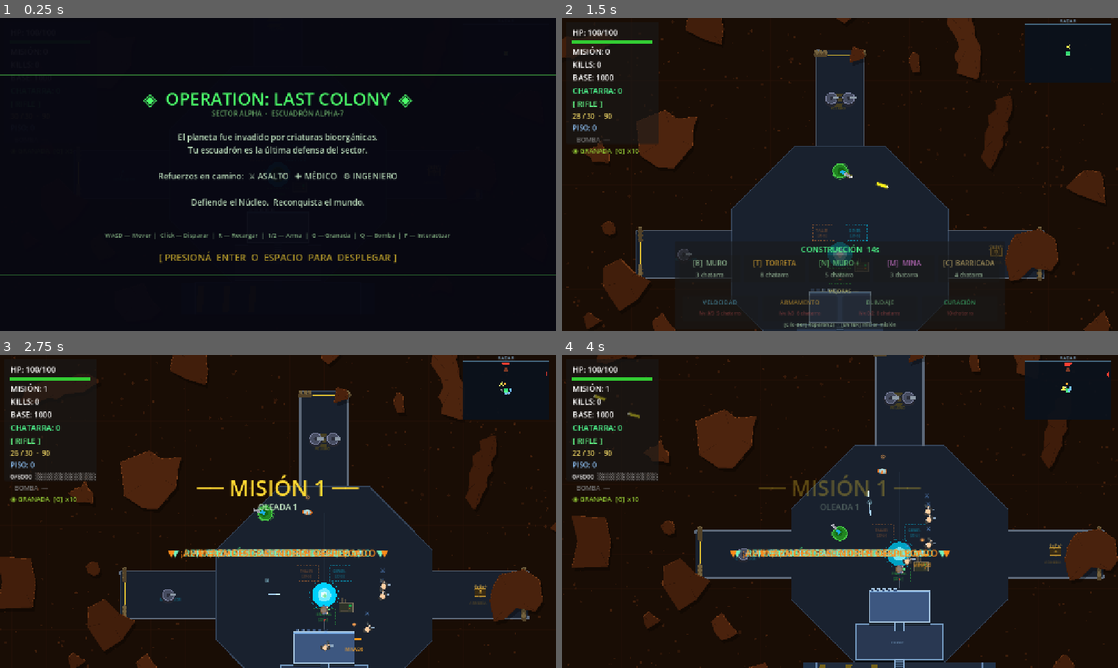
Above: before the commit, frames 1-4 (two rows, left to right).
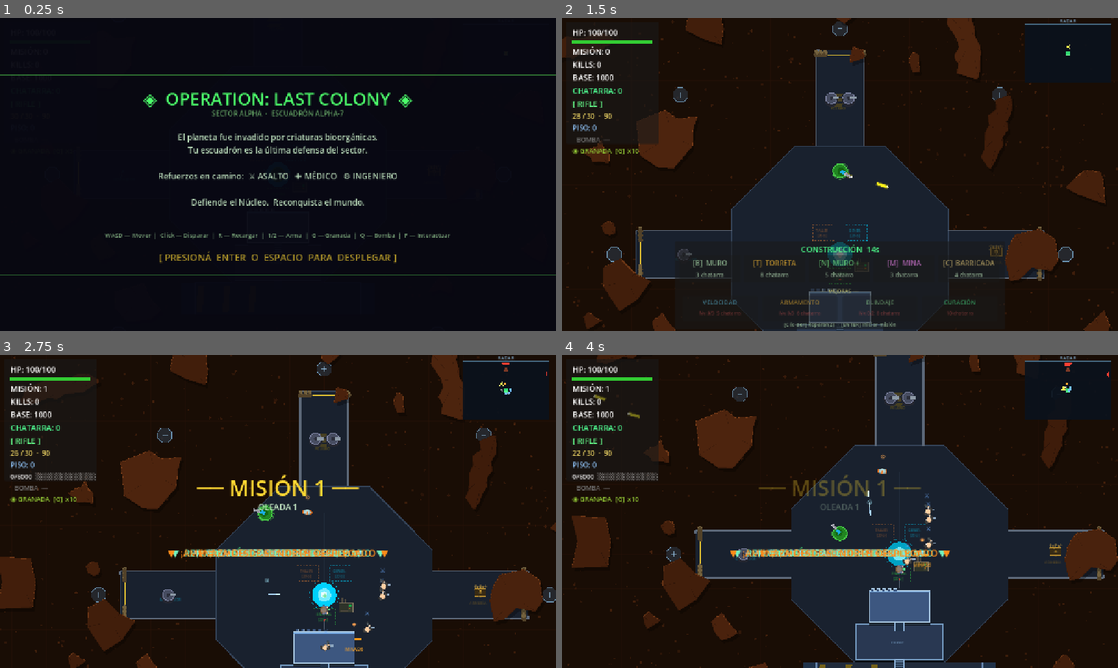
Above: after the commit, the same moments.

Repository: enriquecordero/last-colony
Game: Godot game, scene res://scenes/main.tscn
Same seed, same stepped clock (60 frames per second), same inputs: the game is played once before the commit and once after it. This scene is started directly instead of the project's main scene.
Inputs (mouse positions are in pixels of both pictures, inside the frame that each line leads up to):
- Up to frame 1 (0.25 s): no input
- Up to frame 2 (1.5 s): tap Enter at 0.5 s; move the mouse to (812, 237) at 0.52 s; hold Up (ui_up) 0.53-1.25 s; tap F at 0.6 s; click (812, 237) at 0.67 s; tap Space at 0.77 s; drag from (1006, 221) to (812, 237) at 1.27 s
- Up to frame 3 (2.75 s): move the mouse to (111, 464) at 2.02 s; hold Left (ui_left) from 2.03 s (still down); tap Enter at 2.1 s
- Up to frame 4 (4 s): release Left (ui_left) at 2.75 s; drag from (867, 511) to (673, 464) at 2.77 s; move the mouse to (756, 433) at 3.52 s; hold Down (ui_down) from 3.53 s (still down); tap B at 3.6 s; tap Space at 3.77 s

The runs differ from the first frame. In frame 2, 0.5% of the frame differs, in the area x 8-92%, y 1-78%; in frame 3, 0.5%; in frame 4, 0.2%.
Error in both runs: Cannot call method 'queue_free' on a null value. (res://scripts/main.gd:479)

Commit message:
Destructible turrets, more slots, snap-to-pad placement
Turret destructibility:
- Turret collision_layer 0 → 32 (new 'damageable structure' layer)
- Enemies' collision_mask 9 → 41 to collide with turrets
- Larva damage check broadened to layer 8|32 (walls + turrets)
- Bullet mask 2 unchanged → friendly fire doesn't hit turrets
- Player mask doesn't include 32 → player still walks through

Capacity + HP bumps:
- MAX_TURRETS 3 → 8 (matches bigger fortress)
- Fortress FortWall HP 300 → 600
- Pre-spawned arm turret HP 250 → 400

Turret pads:
- get_turret_slots(): 8 evenly-spaced perimeter slots around the
  fortress at radius _apo + ARM_LEN + 50
- _draw_turret_pads(): visible octagonal pads with crosshair so the
  player sees deployment spots
- TURRET preview snaps to nearest free pad within 90px, fallback to
  40px grid elsewhere

Co-Authored-By: Claude Sonnet 4.6 <noreply@anthropic.com>

Diff:
--- a/scripts/fortress.gd
+++ b/scripts/fortress.gd
@@ -54,8 +54,8 @@
 class FortWall extends StaticBody2D:
 	const WARN_THRESHOLD := 0.30
 
-	var hp:        int = 300
-	var max_hp:    int = 300
+	var hp:        int = 600
+	var max_hp:    int = 600
 	var wall_size: Vector2 = Vector2.ZERO
 	var _hit_t:    float = 0.0
 	var _warn_t:   float = 0.0
@@ -389,6 +389,9 @@
 	# 8) Station slots
 	for slot in slots:
 		_draw_slot(slot)
+
+	# 8b) Turret deployment pads (perimeter)
+	_draw_turret_pads()
 
 	# 9) Core
 	_draw_core(c)
@@ -907,3 +910,35 @@
 
 func get_damageable_walls() -> Array:
 	return _fort_walls
+
+
+# Eight perimeter slots around the fortress where turrets snap into place.
+# Positions are outside the octagon and corridor walls, evenly spaced.
+func get_turret_slots() -> Array:
+	var c: Vector2 = hex_center
+	var r: float   = _apo + ARM_LEN + 50.0   # just past the corridor doors
+	var slots_arr: Array = []
+	for i in 8:
+		var a: float = TAU * float(i) / 8.0 - PI * 0.5   # start at N
+		slots_arr.append(c + Vector2(cos(a), sin(a)) * r)
+	return slots_arr
+
+
+func _draw_turret_pads() -> void:
+	var gp := global_position
+	for s in get_turret_slots():
+		var p: Vector2 = s - gp
+		# Octagonal pad outline
+		var pts := PackedVector2Array()
+		for i in 8:
+			var a: float = TAU * float(i) / 8.0 + PI / 8.0
+			pts.append(p + Vector2(cos(a), sin(a)) * 18.0)
+		draw_colored_polygon(pts, Color(0.20, 0.28, 0.36, 0.45))
+		# Edge highlight
+		for i in 8:
+			var a: int = i
+			var b: int = (i + 1) % 8
+			draw_line(pts[a], pts[b], Color(0.55, 0.78, 0.95, 0.65), 1.2)
+		# Center cross
+		draw_line(p + Vector2(-6, 0), p + Vector2(6, 0), Color(0.65, 0.85, 1.0, 0.55), 1.5)
+		draw_line(p + Vector2(0, -6), p + Vector2(0, 6), Color(0.65, 0.85, 1.0, 0.55), 1.5)
--- a/scripts/larva.gd
+++ b/scripts/larva.gd
@@ -35,7 +35,7 @@
 		hp = max_hp
 	add_to_group("enemies")
 	collision_layer = 2
-	collision_mask  = 9
+	collision_mask  = 41   # 1 (player) | 8 (walls) | 32 (turrets/destructible structures)
 	if not _sprite_tex.is_empty():
 		_sprite                = Sprite2D.new()
 		_sprite.texture        = load(_sprite_tex)
@@ -133,7 +133,7 @@
 		for i in get_slide_collision_count():
 			var col  := get_slide_collision(i)
 			var body := col.get_collider()
-			if is_instance_valid(body) and (body.collision_layer & 8) and body.has_method("take_damage"):
+			if is_instance_valid(body) and (body.collision_layer & 40) and body.has_method("take_damage"):
 				body.take_damage(melee_damage)
 				_wall_dmg_cd = DAMAGE_INTERVAL
 				break
--- a/scripts/main.gd
+++ b/scripts/main.gd
@@ -75,7 +75,7 @@
 enum BuildType { WALL, TURRET, WALL_PLUS, MINE, BARRICADA }
 
 const BUILD_PHASE_TIME := 14.0
-const MAX_TURRETS      := 3
+const MAX_TURRETS      := 8
 
 var _player:          CharacterBody2D
 var _player2:         CharacterBody2D = null
@@ -622,8 +622,8 @@
 func _place_fort_turret(pos: Vector2) -> void:
 	var t := TURRET_SCENE.instantiate()
 	t.position         = pos
-	t.hp               = 250
-	t.max_hp           = 250
+	t.hp               = 400
+	t.max_hp           = 400
 	t.bullet_container = _bullets
 	t.enemies_node     = _enemies
 	_walls.add_child(t)
@@ -1212,9 +1212,29 @@
 	if not preview.visible:
 		return
 	var mp := get_global_mouse_position()
-	preview.position = Vector2(
-		round(mp.x / 40.0) * 40.0,
-		round(mp.y / 40.0) * 40.0)
+	# Turrets snap to fortress slots when cursor is near one
+	if _build_type == BuildType.TURRET and is_instance_valid(_fortress):
+		var slots: Array = _fortress.get_turret_slots()
+		var best: Vector2 = Vector2.INF
+		var best_d: float = 90.0   # snap radius
+		for s in slots:
+			var sv: Vector2 = s
+			if not _slot_is_free(sv):
+				continue
+			var d: float = mp.distance_to(sv)
+			if d < best_d:
+				best_d = d
+				best   = sv
+		if best != Vector2.INF:
+			preview.position = best
+		else:
+			preview.position = Vector2(
+				round(mp.x / 40.0) * 40.0,
+				round(mp.y / 40.0) * 40.0)
+	else:
+		preview.position = Vector2(
+			round(mp.x / 40.0) * 40.0,
+			round(mp.y / 40.0) * 40.0)
 	var ok: bool = _can_place_at(preview.position)
 	var tint: Color
 	if not ok:
@@ -1432,6 +1452,13 @@
 	_biomasa -= 2
 	_hud.update_biomasa(_biomasa)
 	_hud.update_upgrades(_upg_speed, _upg_fire, _upg_armor, _healed_this_phase, _biomasa)
+
+func _slot_is_free(slot_pos: Vector2) -> bool:
+	for s in _walls.get_children():
+		if is_instance_valid(s) and s.global_position.distance_to(slot_pos) < 32.0:
+			return false
+	return true
+
 
 func _can_place_at(pos: Vector2) -> bool:
 	# Out of map
--- a/scripts/turret.gd
+++ b/scripts/turret.gd
@@ -20,7 +20,8 @@
 
 
 func _ready() -> void:
-	collision_layer = 0
+	# Layer 32: damageable structures that enemies attack but player can walk through
+	collision_layer = 32
 	collision_mask  = 0
 	var shape := CollisionShape2D.new()
 	var rect  := RectangleShape2D.new()
